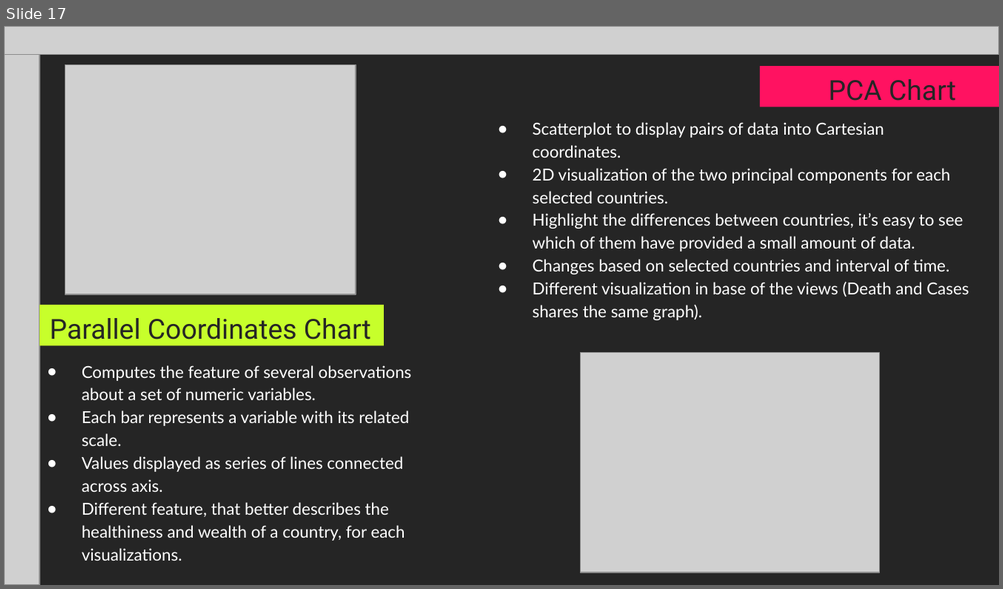
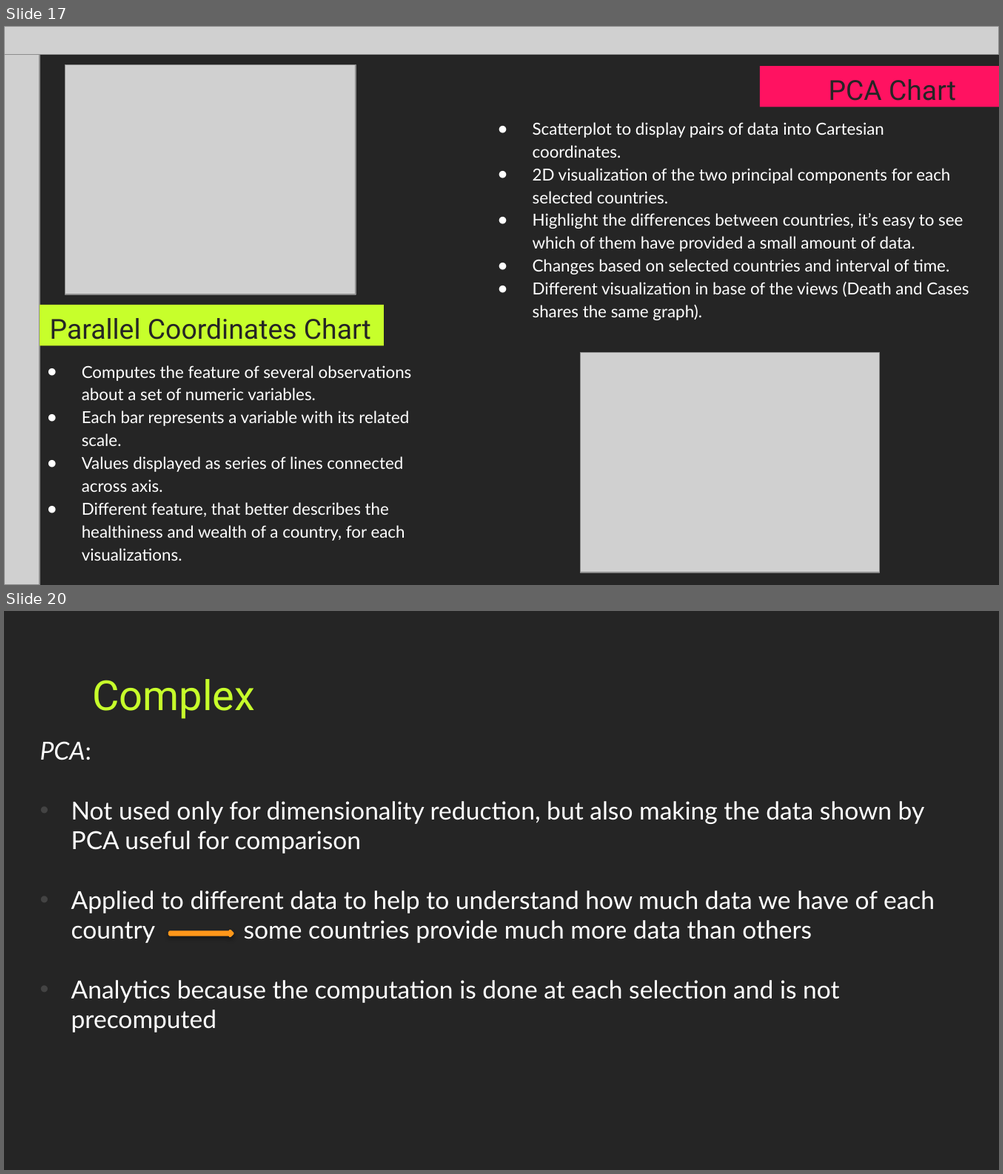
Before and after one commit to Covid19-visualization/Documentation, a slide deck: powerpoint/presentation.pptx. Shown one above the other, each under a label of ours: slide 17 before the commit, slides 17 and 20 after it; the slides between them are not shown. The pictures are 1003x589 and 1003x1174 pixels, drawn with LibreOffice and Linux fonts; fonts in the diff are those of the drawing; grey boxes stand for pictures. Boxes give left, top, right and bottom in pixels: in the first picture for what was removed or moved away, otherwise in the second. Text is boxed around its words. In the diff, an @@ line names an element or a change of style, - is before the commit and + after.

```diff
--- a/powerpoint/presentation.pptx
+++ b/powerpoint/presentation.pptx
@@ slide 20 added at (x1=4, y1=611, x2=999, y2=1170), background #252525 @@
@@ title added at (x1=92, y1=679, x2=255, y2=719), 30 pt, text #C7FF2B @@
+Complex
@@ text added at (x1=40, y1=741, x2=934, y2=1033), 18 pt, text #FFFFFF @@
+PCA:
+• Not used only for dimensionality reduction, but also making the data shown by PCA useful for comparison
+• Applied to different data to help to understand how much data we have of each country some countries provide much more data than others
+• Analytics because the computation is done at each selection and is not precomputed
@@ right arrow added at (x1=169, y1=931, x2=232, y2=936), fill #FFFFFF, outline #FF971A 2 pt @@
```
Also in this commit, not shown: 2 slides changed, 7 other slides added.
